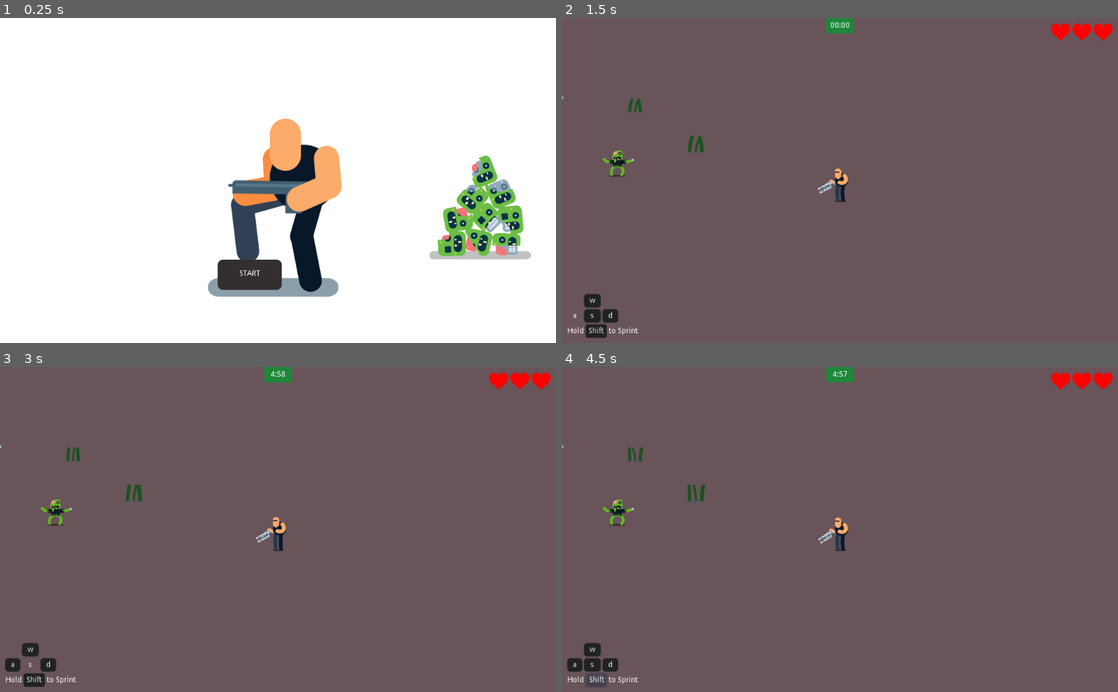
Above: before the commit, frames 1-4 (two rows, left to right).
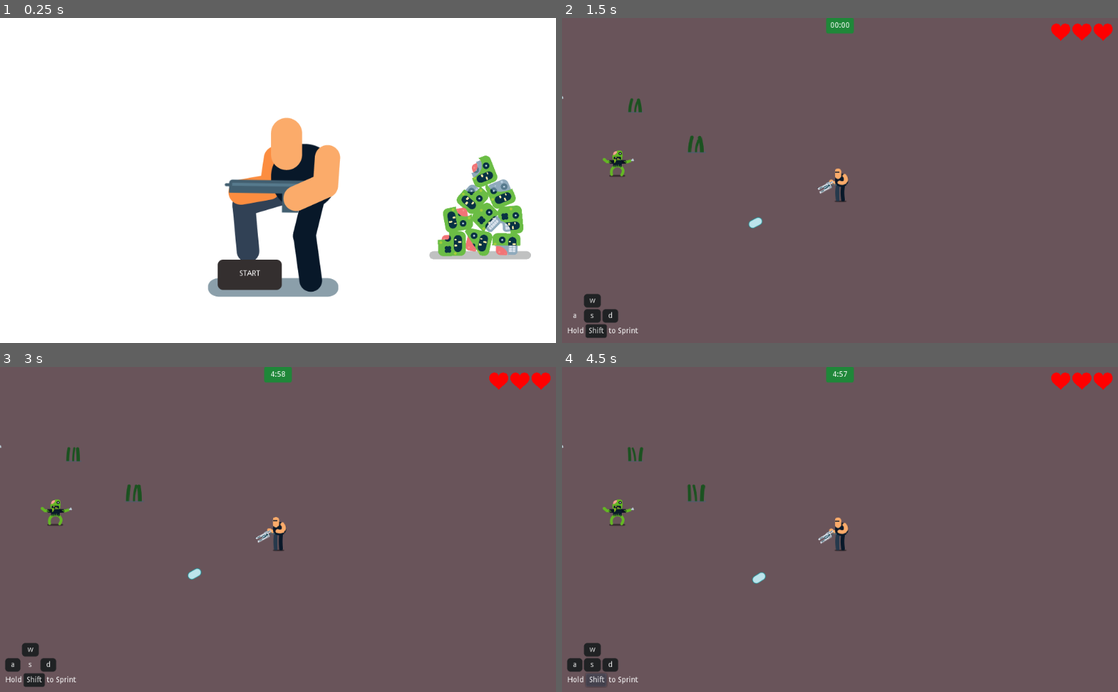
Above: after the commit, the same moments.

Repository: zaksnet/GameDev.tv-Jam
Game: Godot game, scene res://Game.tscn
The game is run twice, just before and just after one commit, with the same random seed, the same clock (stepped at 60 frames per second) and the same inputs. Sound files missing from this copy of the repository are replaced by a short silence.
Inputs:
- Up to frame 1 (0.25 s): no input
- Up to frame 2 (1.5 s): click "START" at 0.5 s; click "a" at 1.25 s
- Up to frame 3 (3 s): click "w" at 2 s; click "s" at 2.75 s
- Up to frame 4 (4.5 s): click "d" at 3.5 s; click "Shift" at 4.25 s

The runs differ from the first frame. In frame 1, 1.0% of the frame differs, in the area x 40-62%, y 30-84%; in frame 2, less than 0.1%; in frame 3, less than 0.1%; in frame 4, less than 0.1%.
Error before the commit: Parse Error: Can't preload resource at path: res://Explosion.tscn (res://Blaster/bullet.gd:4)

Commit message:
Fixed: a bug after moving/organizing source

Diff:
--- a/Blaster/bullet.gd
+++ b/Blaster/bullet.gd
@@ -1,7 +1,7 @@
 extends KinematicBody2D
 
 var speed = 750
-var explosion = preload("res://Explosion.tscn")
+var explosion = preload("res://Blaster/Explosion.tscn")
 var damage = 30
 var charge_level = 1
 var velocity = Vector2()
--- a/Game.tscn
+++ b/Game.tscn
@@ -81,7 +81,7 @@
 [node name="AnimatedSprite" type="AnimatedSprite" parent="."]
 position = Vector2( 519.992, 303.186 )
 frames = SubResource( 1 )
-frame = 10
+frame = 29
 playing = true
 __meta__ = {
 "_edit_group_": true,
Not shown, changed: .mono/metadata/ide_server_meta.txt
